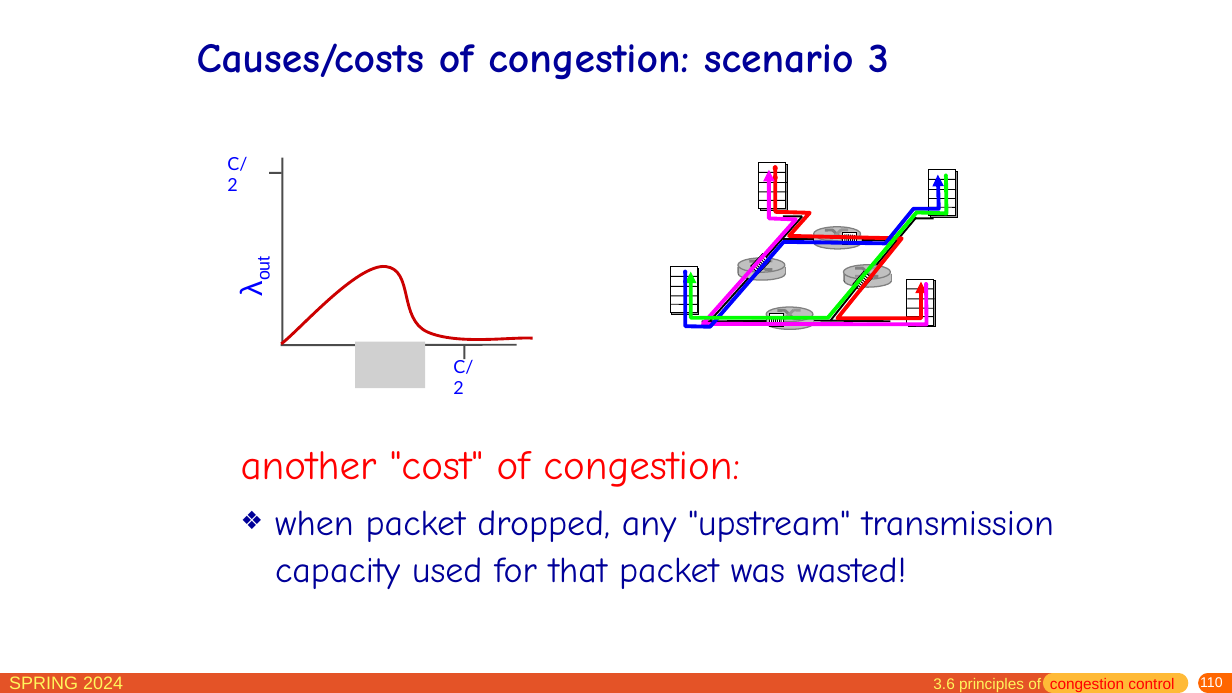
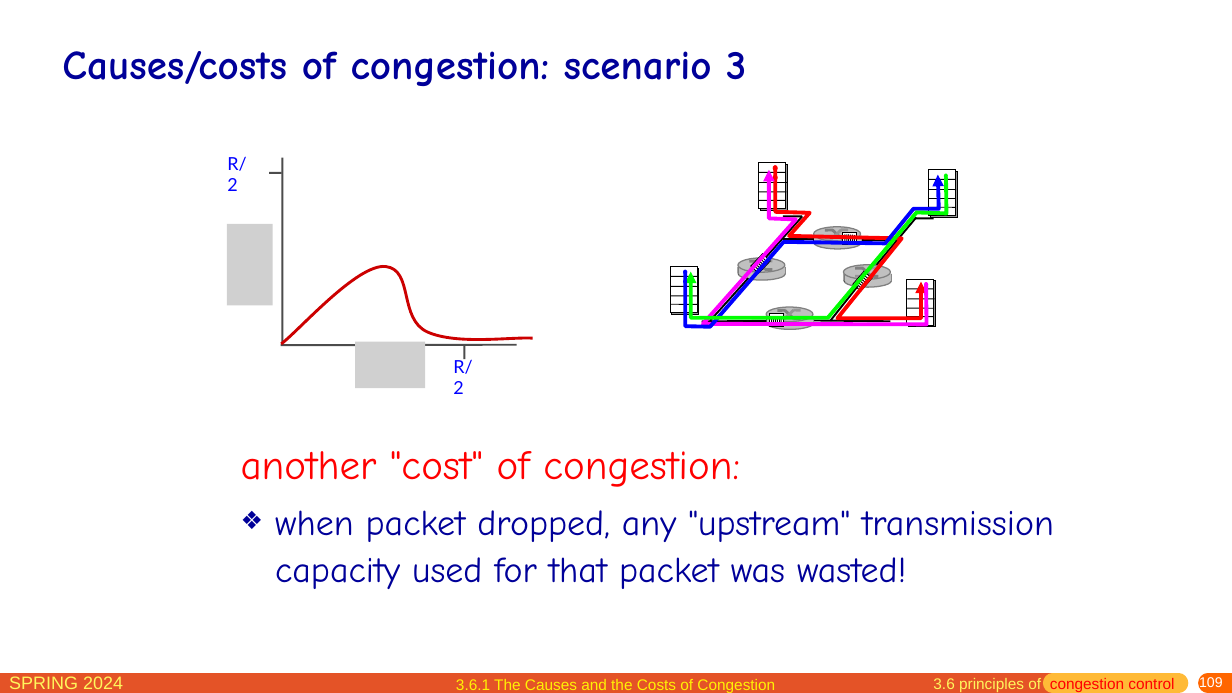
Before and after one commit to network-whu/slides, a slide deck: slide 109 of pptx/chapter3.pptx (slide 110 before the commit). Drawn at 1232x693 pixels with LibreOffice and Linux fonts; fonts in the diff are those of the drawing; grey boxes stand for pictures. Boxes give left, top, right and bottom in pixels: in the first picture for what was removed or moved away, otherwise in the second. Text is boxed around its words. In the diff, an @@ line names an element or a change of style, - is before the commit and + after.

```diff
--- a/pptx/chapter3.pptx
+++ b/pptx/chapter3.pptx
@@ title "Causes/costs of congestion: scenario 3": place and size @@
-title "Causes/costs of congestion: scenario 3" at box(197, 43, 888, 80)
+title "Causes/costs of congestion: scenario 3" at box(62, 51, 746, 86)
@@ title "Causes/costs of congestion: scenario 3" at box(62, 51, 746, 86): size 32.4 to 32 pt @@
@@ text at box(227, 156, 246, 191): text changed @@
-C/2
+R/2
@@ text removed at box(226, 224, 273, 305) @@
-λout
@@ picture added at box(226, 225, 273, 306) @@
@@ text at box(453, 358, 472, 394): text changed @@
-C/2
+R/2
@@ text added at box(456, 679, 775, 693), 12 pt, text #FFF105 @@
+3.6.1 The Causes and the Costs of Congestion
@@ page number at box(1199, 676, 1223, 691): text changed @@
-110
+109
```
Also in this commit, not shown: 21 other slides changed, 3 slides removed.
